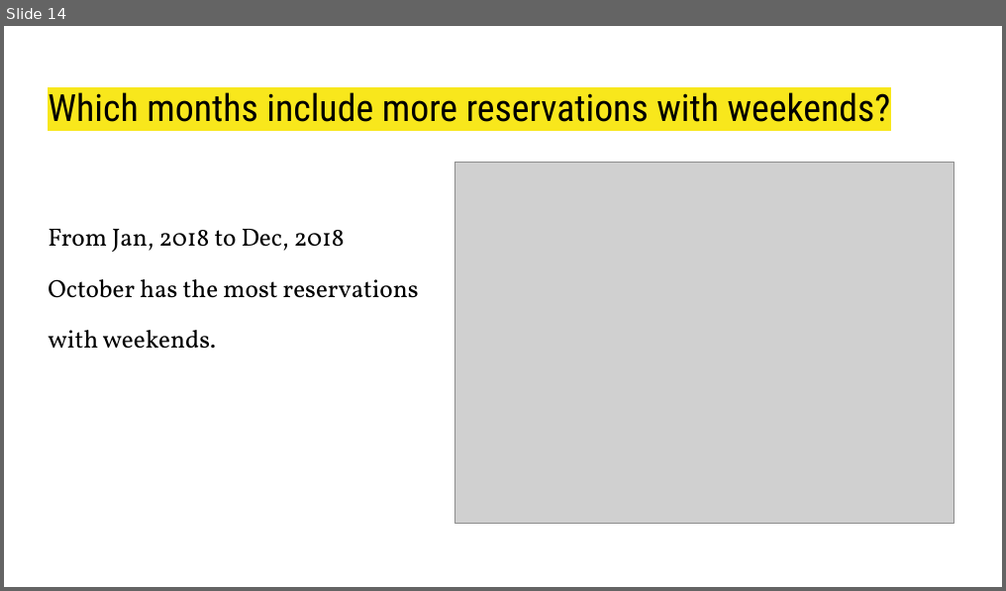
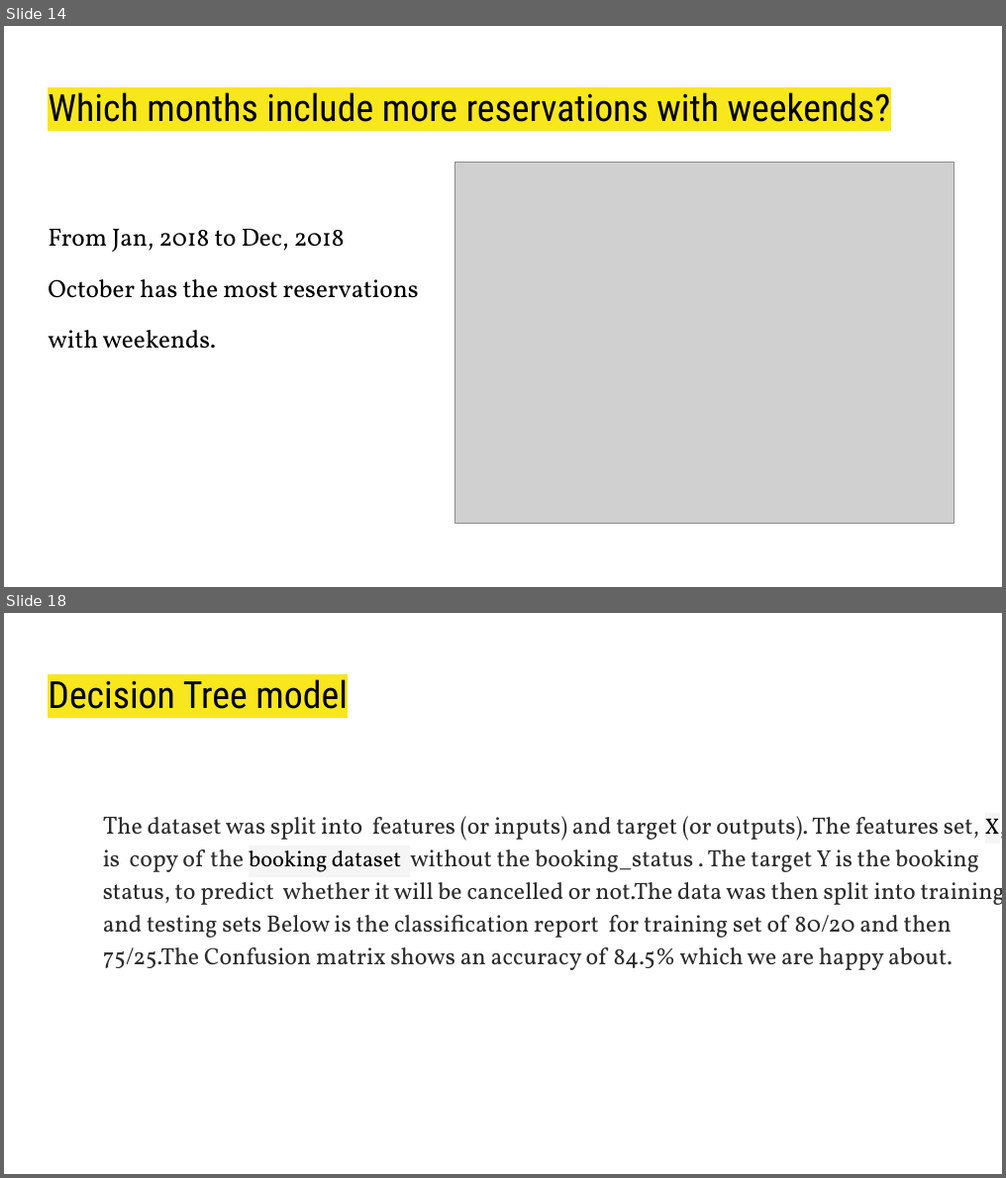
Before and after one commit to domivillacis/Hotel_reservations_analysis, a slide deck: Hotel_Reservations.pptx. Shown one above the other, each under a label of ours: slide 14 before the commit, slides 14 and 18 after it; the slides between them are not shown. The pictures are 1006x591 and 1006x1178 pixels, drawn with LibreOffice and Linux fonts; fonts in the diff are those of the drawing; grey boxes stand for pictures. Boxes give left, top, right and bottom in pixels: in the first picture for what was removed or moved away, otherwise in the second. Text is boxed around its words. In the diff, an @@ line names an element or a change of style, - is before the commit and + after.

```diff
--- a/Hotel_Reservations.pptx
+++ b/Hotel_Reservations.pptx
@@ slide 18 added at (4, 613, 1002, 1174), background #FFFFFF @@
@@ title added at (48, 679, 348, 709), 27 pt, text #000000 @@
+Decision Tree model
@@ text added at (103, 816, 1002, 970), 17 pt, text #2B2B2B @@
+The dataset was split into features (or inputs) and target (or outputs). The features set, X, is copy of the booking dataset without the booking_status . The target Y is the booking status, to predict whether it will be cancelled or not.The data was then split into training and testing sets Below is the classification report for training set of 80/20 and then 75/25.The Confusion matrix shows an accuracy of 84.5% which we are happy about.
```
Also in this commit, not shown: 2 slides changed, 10 other slides added.
